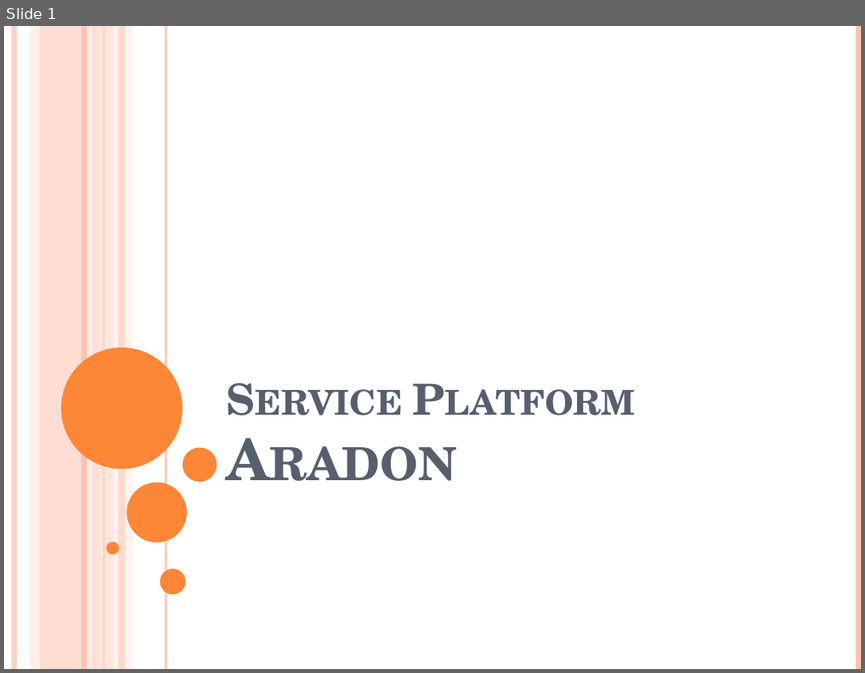
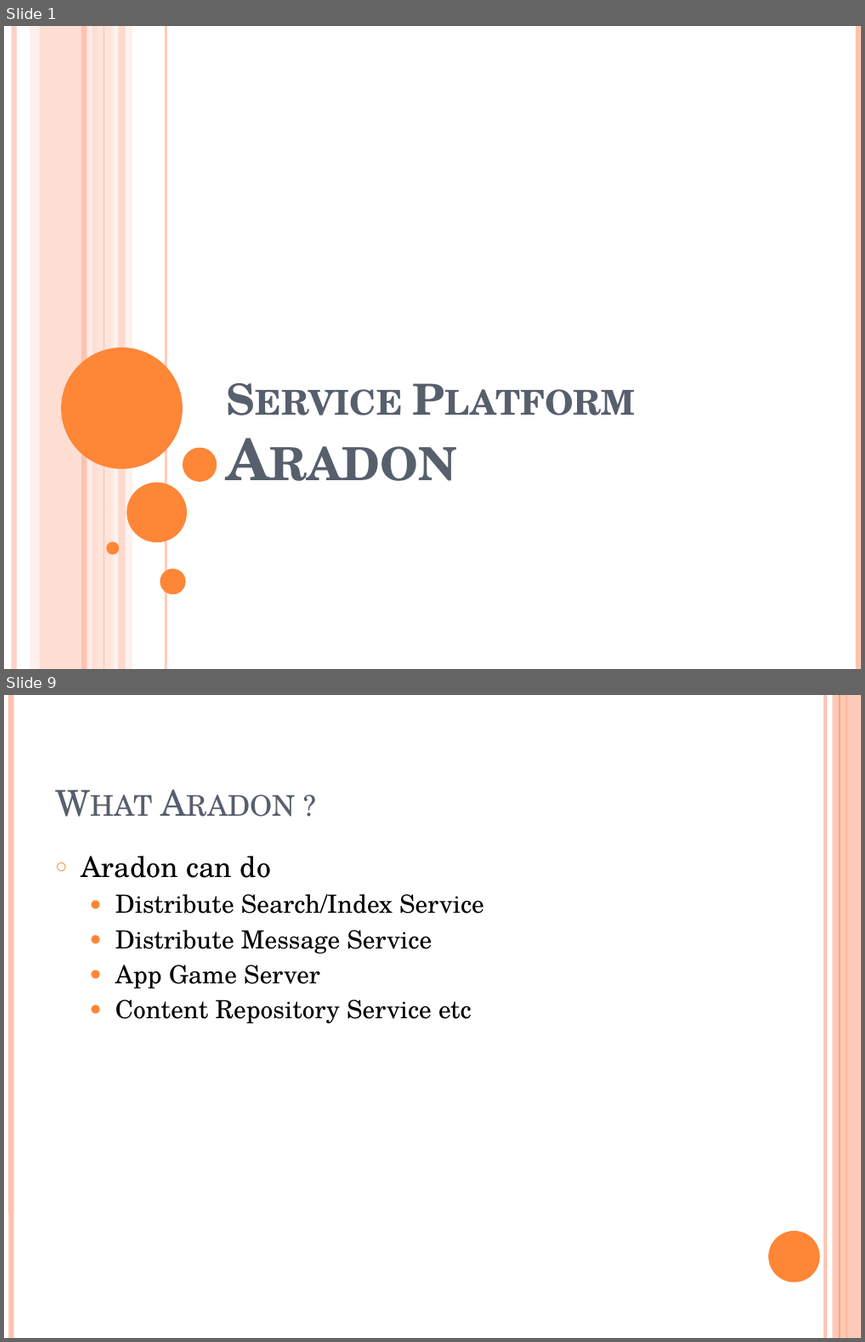
Before and after one commit to bleujin/aradon, a slide deck: resource/docs/ServicePlatformAradon.pptx. Shown one above the other, each under a label of ours: slide 1 before the commit, slides 1 and 9 after it; the slides between them are not shown. The pictures are 865x673 and 865x1342 pixels, drawn with LibreOffice and Linux fonts; fonts in the diff are those of the drawing. Boxes give left, top, right and bottom in pixels: in the first picture for what was removed or moved away, otherwise in the second. Text is boxed around its words. In the diff, an @@ line names an element or a change of style, - is before the commit and + after.

```diff
--- a/resource/docs/ServicePlatformAradon.pptx
+++ b/resource/docs/ServicePlatformAradon.pptx
@@ slide 9 added at (x1=4, y1=695, x2=861, y2=1338), background #FFFFFF @@
@@ line added from (11, 695) to (11, 1338), #FEC3AE 4.5 pt @@
@@ line added from (825, 695) to (825, 1338), #FEC3AE 3 pt @@
@@ rectangle added at (x1=833, y1=695, x2=861, y2=1338), fill #FEC3AE at 87% opacity @@
@@ line added from (840, 695) to (840, 1338), #FE8637 0.75 pt @@
@@ line added from (846, 695) to (846, 1338), #FE8637 1.5 pt @@
@@ title added at (x1=81, y1=856, x2=178, y2=878), 30 pt, text #575F6D, small capitals @@
+What Aradon ?
@@ text added at (x1=115, y1=856, x2=484, y2=1023), 21 pt, text #000000 @@
+○ Aradon can do
+  ● Distribute Search/Index Service
+  ● Distribute Message Service
+  ● App Game Server
+  ● Content Repository Service etc
@@ ellipse added at (x1=768, y1=1231, x2=820, y2=1281), fill #FE8637 @@
```
Also in this commit, not shown: 6 slides changed, 2 other slides added, 2 slides removed, 10 other files.
